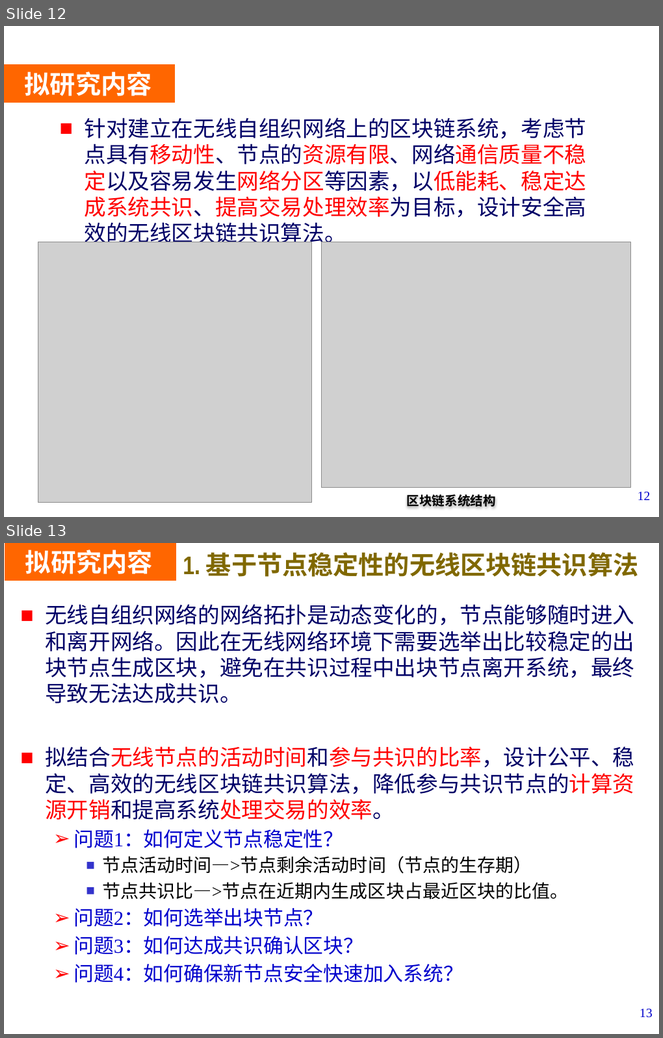
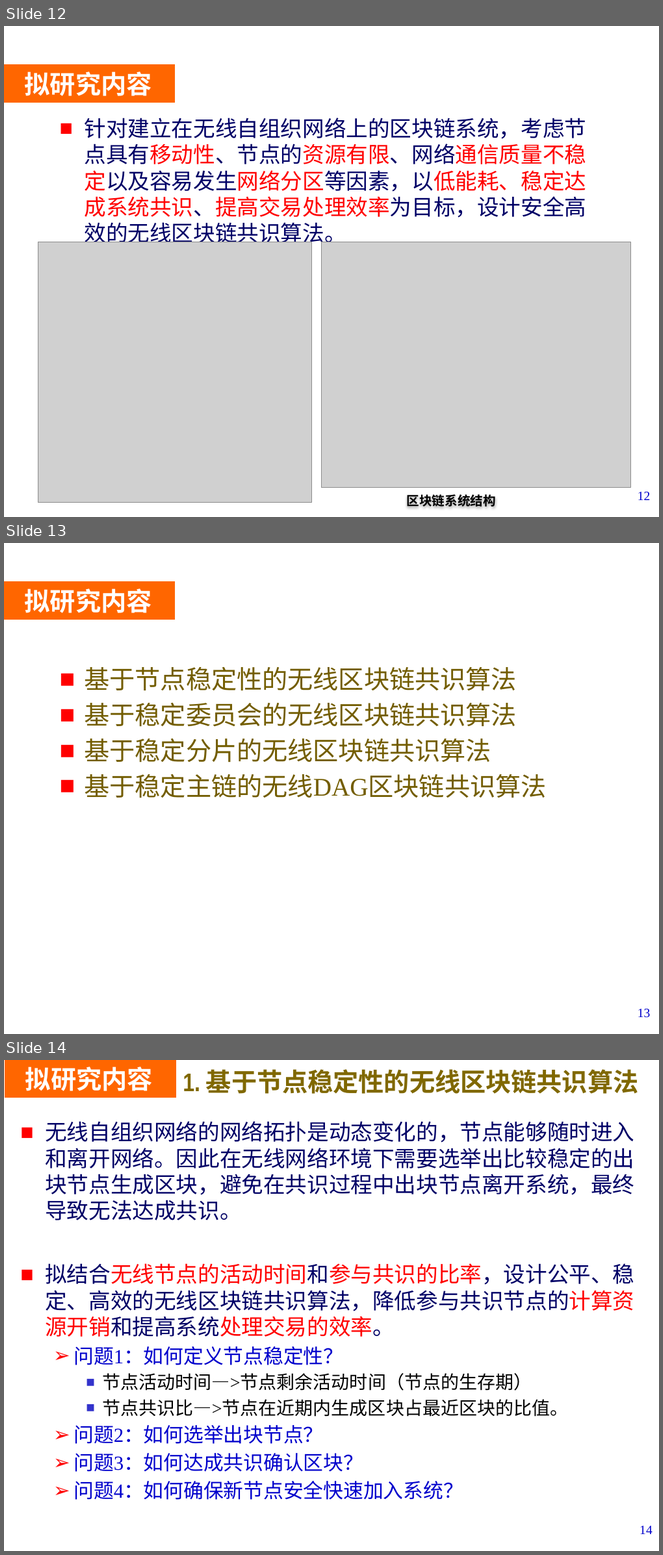
Before and after one commit to LiZhang2021/Blockchain, a slide deck: Doc/PHD_Papers/Thesis_Proposal/开题V4.pptx. Shown one above the other, each under a label of ours: slides 12 and 13 before the commit, slides 12, 13 and 14 after it. The pictures are 663x1038 and 663x1555 pixels, drawn with LibreOffice and Linux fonts; fonts in the diff are those of the drawing; grey boxes stand for pictures; background and template pictures are left out. Boxes give left, top, right and bottom in pixels: in the first picture for what was removed or moved away, otherwise in the second. Text is boxed around its words. In the diff, an @@ line names an element or a change of style, - is before the commit and + after.

```diff
--- a/Doc/PHD_Papers/Thesis_Proposal/开题V4.pptx
+++ b/Doc/PHD_Papers/Thesis_Proposal/开题V4.pptx
@@ slide 13 added at (4, 543, 659, 1034), background picture (left out) @@
@@ title added at (4, 581, 175, 619), fill #FF6600, outline #FF6600 0.75 pt, 28 pt, text #FFFFFF, bold @@
+拟研究内容
@@ text added at (84, 667, 546, 798), 28 pt, text #745E00 @@
+■ 基于节点稳定性的无线区块链共识算法
+■ 基于稳定委员会的无线区块链共识算法
+■ 基于稳定分片的无线区块链共识算法
+■ 基于稳定主链的无线DAG区块链共识算法
@@ page number added at (638, 1009, 651, 1018), 14 pt, text #0000CC @@
+13
@@ what was slide 13 is now slide 14 @@
@@ page number at (640, 1526, 653, 1534): text changed @@
-13
+14
```
Also in this commit, not shown: 6 slides changed, 1 other slide added, 1 slide removed, 1 other file.
